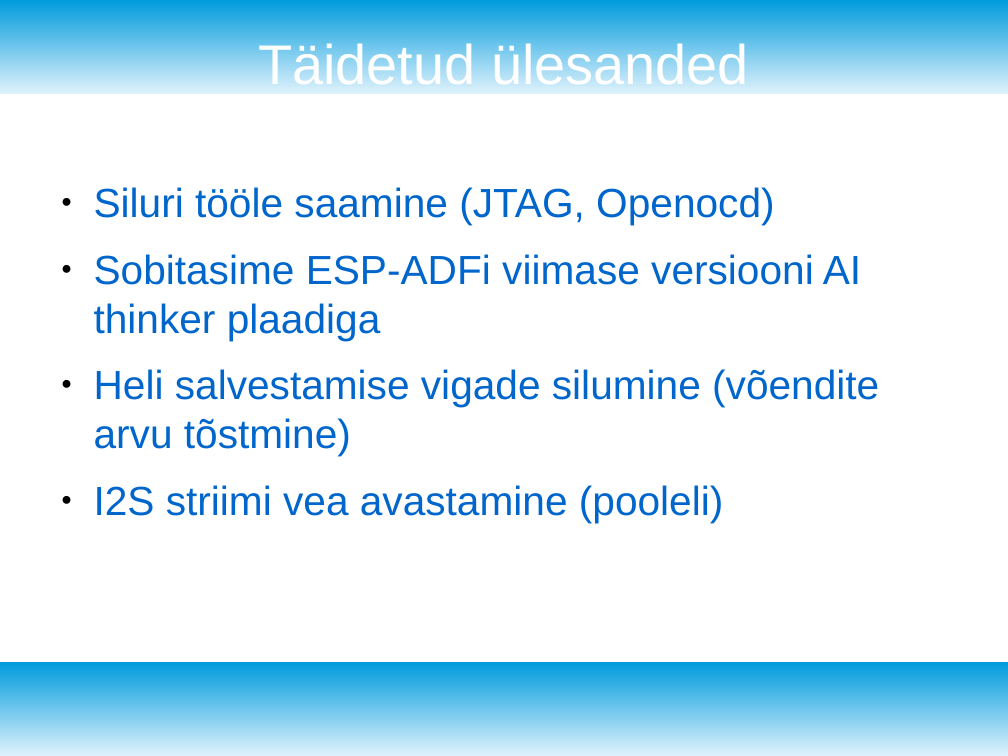
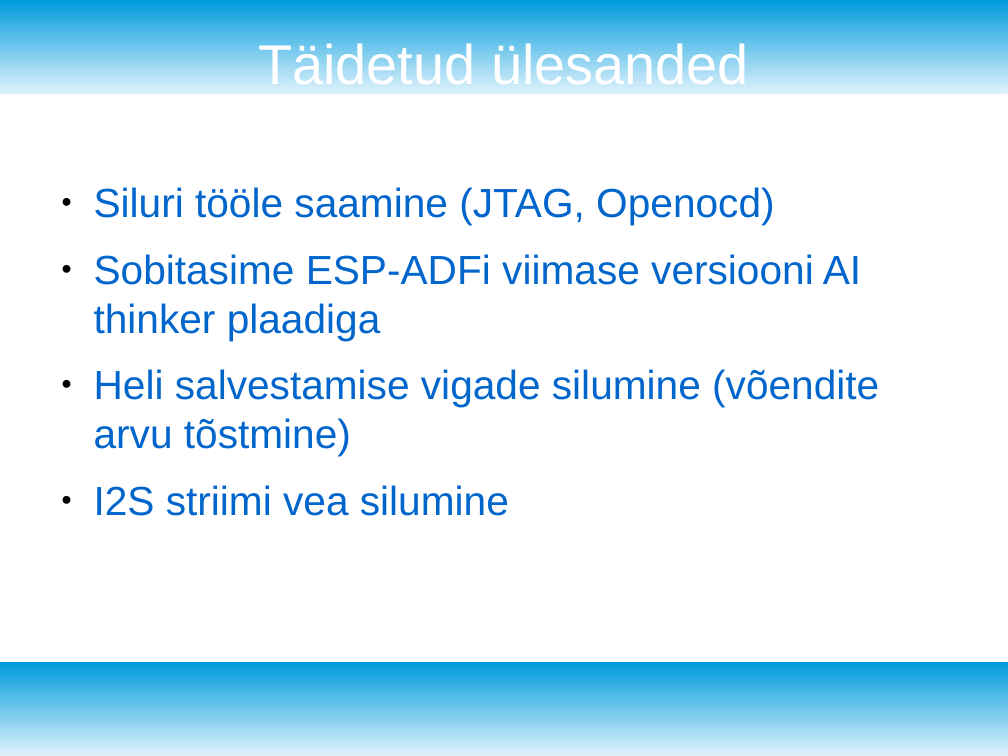
Before and after one commit to margosall/Digitization-Realization, a slide deck: slide 2 of docs/presentation_21_10.odp. Drawn at 1008x756 pixels with LibreOffice and Linux fonts; fonts in the diff are those of the drawing. Boxes give left, top, right and bottom in pixels: in the first picture for what was removed or moved away, otherwise in the second. Text is boxed around its words. In the diff, an @@ line names an element or a change of style, - is before the commit and + after.

```diff
--- a/docs/presentation_21_10.odp
+++ b/docs/presentation_21_10.odp
@@ text at (x1=94, y1=485, x2=509, y2=516): text changed @@
-● I2S striimi vea avastamine (pooleli)
+● I2S striimi vea silumine
```
Also in this commit, not shown: 1 other slide changed, 3 slides added, 1 slide removed, 42 other files.
